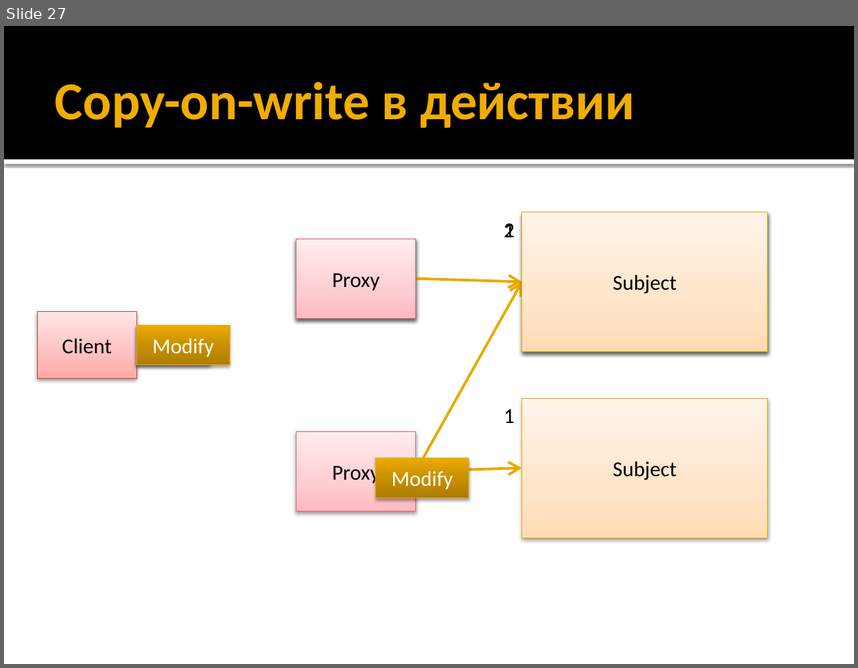
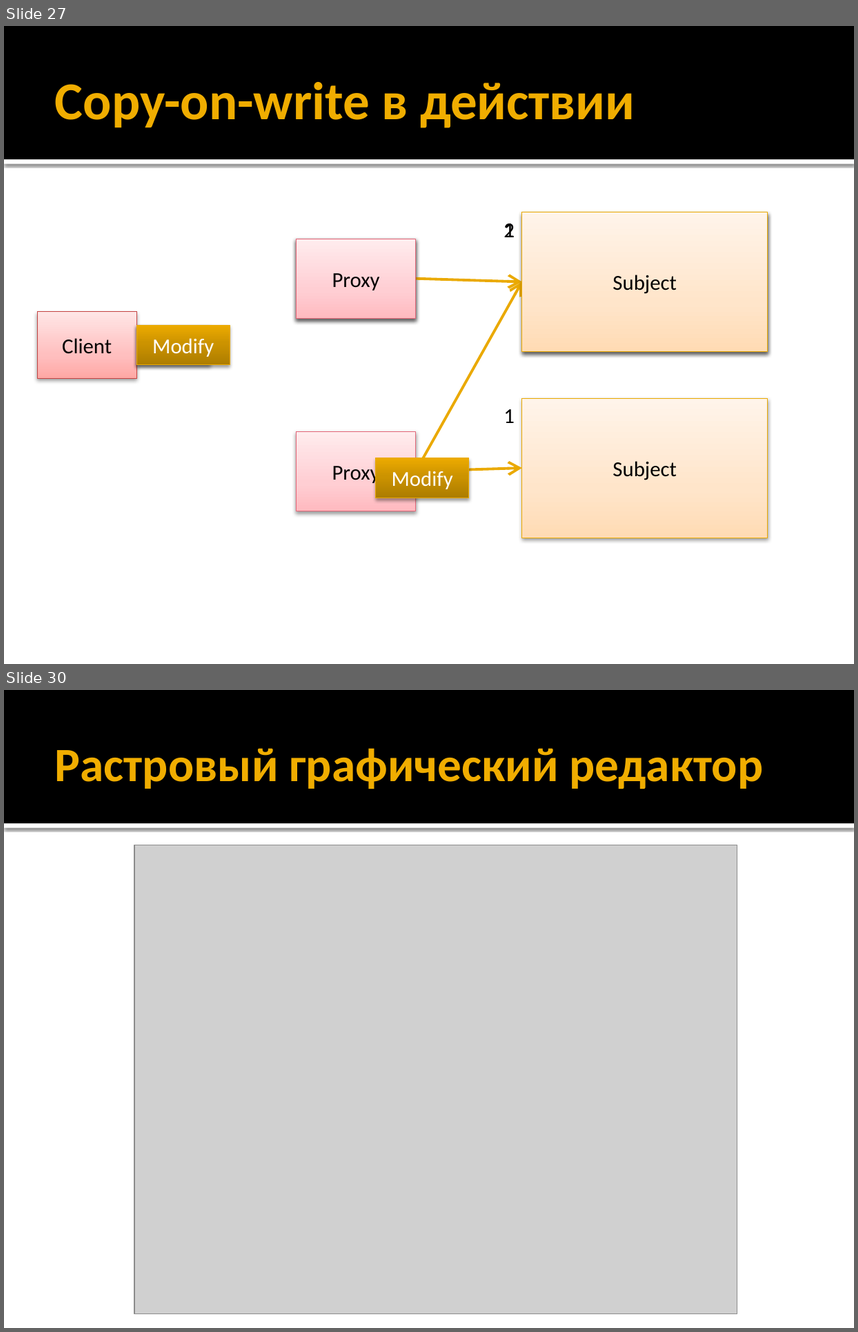
Before and after one commit to alexey-malov/ood, a slide deck: lectures/12.proxy/proxy.pptx. Shown one above the other, each under a label of ours: slide 27 before the commit, slides 27 and 30 after it; the slides between them are not shown. The pictures are 858x668 and 858x1332 pixels, drawn with LibreOffice and Linux fonts; fonts in the diff are those of the drawing; grey boxes stand for pictures. Boxes give left, top, right and bottom in pixels: in the first picture for what was removed or moved away, otherwise in the second. Text is boxed around its words. In the diff, an @@ line names an element or a change of style, - is before the commit and + after.

```diff
--- a/lectures/12.proxy/proxy.pptx
+++ b/lectures/12.proxy/proxy.pptx
@@ slide 30 added at [4,690,854,1328], background #FFFFFF; not listed: 2 template elements that a slide beside it also shows @@
@@ title added at [55,748,763,789], 40.5 pt, text #F0AD00, bold @@
+Растровый графический редактор
@@ picture added at [135,845,737,1313] @@
```
Also in this commit, not shown: 4 slides changed, 20 other slides added, 1 other file.
